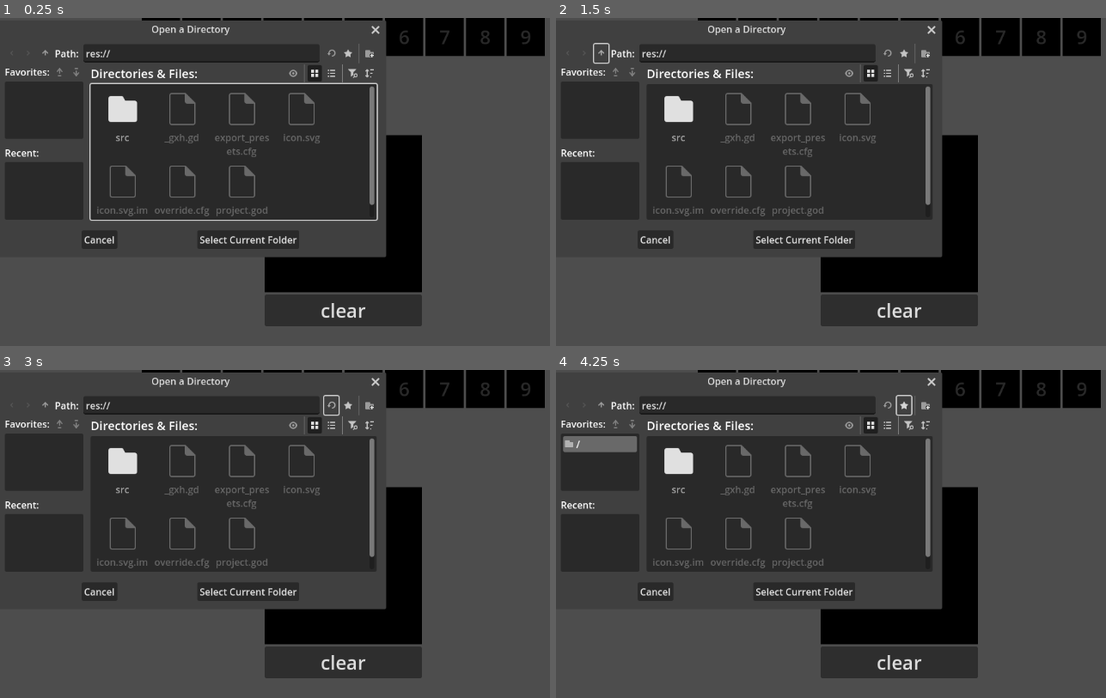
Above: before the commit, frames 1-4 (two rows, left to right).
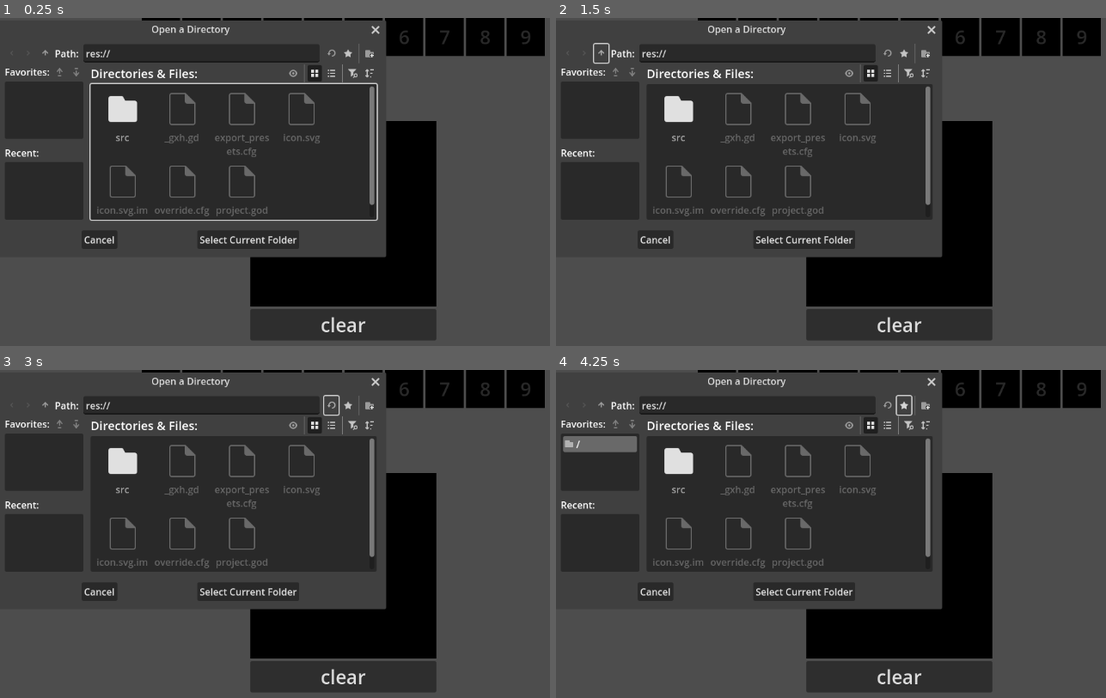
Above: after the commit, the same moments.

Repository: AI-MED-AGH/handwritten-digits-recognizer
Game: Godot game, scene res://src/main.tscn
Two runs of this game, one before a commit and one after it. Both use one fixed random seed, a clock stepped at 60 frames per second and the inputs below.
Inputs (mouse positions are in pixels of both pictures, inside the frame that each line leads up to):
- Up to frame 1 (0.25 s): no input
- Up to frame 2 (1.5 s): click (600, 54) at 0.5 s; click (600, 54) at 1.25 s
- Up to frame 3 (3 s): click "clear" at 2 s; click (330, 406) at 2.75 s
- Up to frame 4 (4.25 s): click (902, 406) at 3.5 s

The runs differ from the first frame. In frame 1, 5.5% of the frame differs, in the area x 45-80%, y 31-99%; in frame 2, 5.5%; in frame 3, 5.5%; in frame 4, 5.5%.

Commit message:
Fullscreen

Diff:
--- a/godot_project/project.godot
+++ b/godot_project/project.godot
@@ -19,6 +19,10 @@
 
 Settings="*res://src/Settings.gd"
 
+[display]
+
+window/size/mode=3
+
 [input]
 
 open_file_dialog={
--- a/godot_project/src/main.tscn
+++ b/godot_project/src/main.tscn
@@ -82,7 +82,7 @@
 script = ExtResource("2_5q4o7")
 pen_color = Color(1, 1, 1, 1)
 pen_radius = 1.5
-margin_at_each_side = 3
+margin_at_each_side = 1
 
 [node name="ClearButton" type="Button" parent="VBoxContainer/CenterContainer/VBoxContainer"]
 unique_name_in_owner = true
Not shown, changed: godot_project/export_presets.cfg
